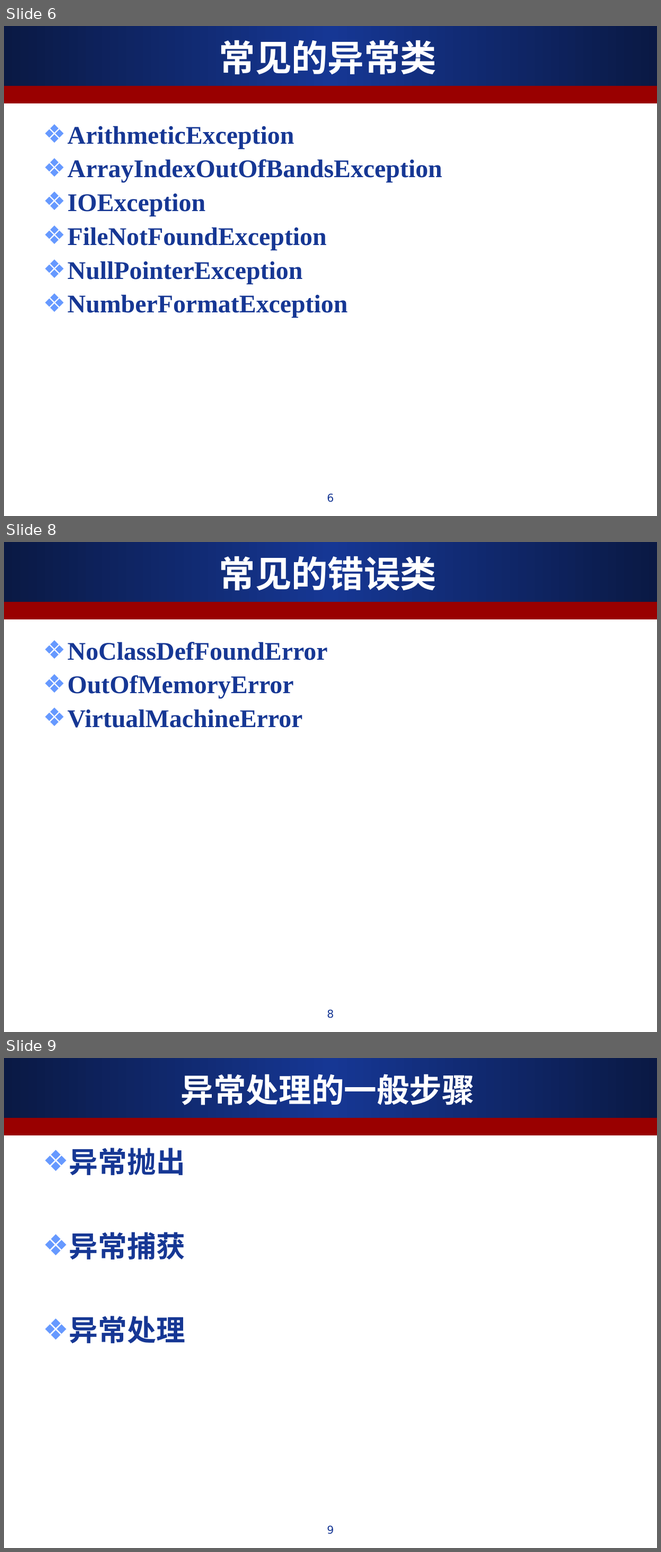
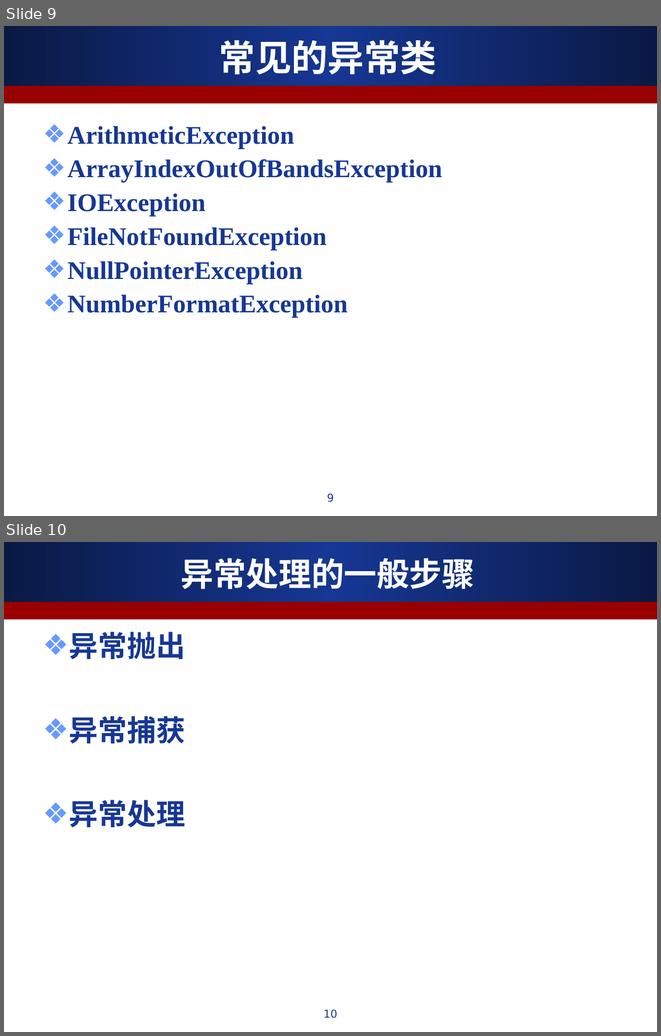
Before and after one commit to ALiberInc/Training, a slide deck: Java/第六章_异常处理.ppt. Shown one above the other, each under a label of ours: slides 6, 8 and 9 before the commit, slides 9 and 10 after it; the slides between them are not shown. The pictures are 661x1552 and 661x1036 pixels, drawn with LibreOffice and Linux fonts; fonts in the diff are those of the drawing. Boxes give left, top, right and bottom in pixels: in the first picture for what was removed or moved away, otherwise in the second. Text is boxed around its words. In the diff, an @@ line names an element or a change of style, - is before the commit and + after.

```diff
--- a/Java/第六章_异常处理.ppt
+++ b/Java/第六章_异常处理.ppt
@@ slide 8 removed at [4,542,657,1032], background #FFFFFF; not listed: 2 template elements that a slide beside it also shows @@
@@ title removed at [219,556,436,590] @@
-常见的错误类
@@ text removed at [68,642,328,728] @@
-❖ NoClassDefFoundError
-❖ OutOfMemoryError
-❖ VirtualMachineError
@@ page number removed at [327,1009,334,1018] @@
-8
@@ what was slide 6 is now slide 9 @@
@@ page number at [327,493,334,502]: text changed @@
-6
+9
@@ what was slide 9 is now slide 10 @@
@@ page number at [324,1009,337,1018]: text changed @@
-9
+10
```
Also in this commit, not shown: 1 slide changed, 2 slides added.
